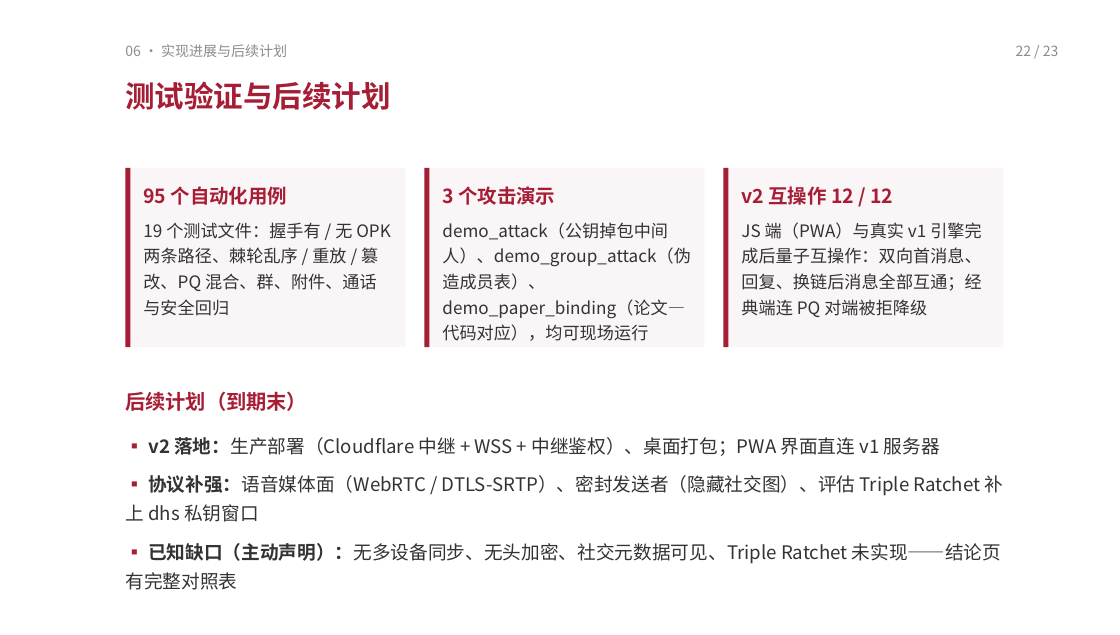
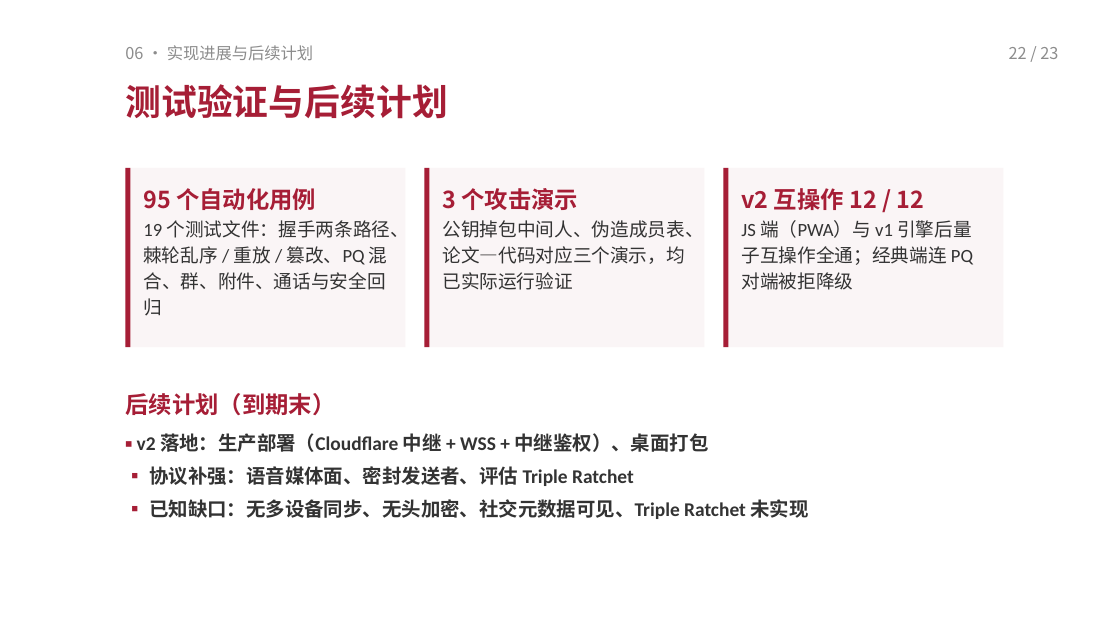
Before and after one commit to TomHaoZi/ECNUchat, a slide deck: slide 22 of 中期汇报/ECNUchat-中期汇报.pptx. Drawn at 1120x635 pixels with LibreOffice and Linux fonts; fonts in the diff are those of the drawing. Boxes give left, top, right and bottom in pixels: in the first picture for what was removed or moved away, otherwise in the second. Text is boxed around its words. In the diff, an @@ line names an element or a change of style, - is before the commit and + after.

Commit message:
PPT 简约大字版：全文精简（每页只留要点）、字号整体放大、标题单行化，图解保留原生形状；速记卡与 README 同步为 23 页，预览 PDF 重新生成

```diff
--- a/中期汇报/ECNUchat-中期汇报.pptx
+++ b/中期汇报/ECNUchat-中期汇报.pptx
@@ text "06 · 实现进展与后续计划" at [125, 45, 313, 60]: size 9 to 10.5 pt @@
@@ text "22 / 23" at [1009, 47, 1058, 59]: size 9 to 10.5 pt @@
@@ text "测试验证与后续计划" at [125, 84, 447, 119]: size 19 to 23 pt @@
@@ size 12.5 to 15 pt in 3 elements at [143, 188, 316, 210], [442, 188, 578, 210], [741, 188, 924, 210] @@
@@ text at [143, 220, 410, 316]: text changed; size 11 to 12 pt; font Noto Sans CJK SC to Calibri @@
-19 个测试文件：握手有 / 无 OPK 两条路径、棘轮乱序 / 重放 / 篡改、PQ 混合、群、附件、通话与安全回归
+19 个测试文件：握手两条路径、棘轮乱序 / 重放 / 篡改、PQ 混合、群、附件、通话与安全回归
@@ text at [442, 220, 703, 290]: text changed; size 11 to 12 pt; font Noto Sans CJK SC to Calibri @@
-demo_attack（公钥掉包中间人）、demo_group_attack（伪造成员表）、demo_paper_binding（论文—代码对应），均可现场运行
+公钥掉包中间人、伪造成员表、论文—代码对应三个演示，均已实际运行验证
@@ text at [741, 220, 973, 290]: text changed; size 11 to 12 pt; font Noto Sans CJK SC to Calibri @@
-JS 端（PWA）与真实 v1 引擎完成后量子互操作：双向首消息、回复、换链后消息全部互通；经典端连 PQ 对端被拒降级
+JS 端（PWA）与 v1 引擎后量子互操作全通；经典端连 PQ 对端被拒降级
@@ text "后续计划（到期末）" at [125, 393, 335, 415]: size 13 to 15 pt @@
@@ text at [137, 433, 808, 519]: text changed; size 12 to 12.5 pt; font Noto Sans CJK SC to Calibri; bold on @@
-▪ v2 落地：生产部署（Cloudflare 中继 + WSS + 中继鉴权）、桌面打包；PWA 界面直连 v1 服务器
-▪ 协议补强：语音媒体面（WebRTC / DTLS-SRTP）、密封发送者（隐藏社交图）、评估 Triple Ratchet 补上 dhs 私钥窗口
-▪ 已知缺口（主动声明）：无多设备同步、无头加密、社交元数据可见、Triple Ratchet 未实现——结论页有完整对照表
+▪ v2 落地：生产部署（Cloudflare 中继 + WSS + 中继鉴权）、桌面打包
+▪ 协议补强：语音媒体面、密封发送者、评估 Triple Ratchet
+▪ 已知缺口：无多设备同步、无头加密、社交元数据可见、Triple Ratchet 未实现
```
Also in this commit, not shown: 20 other slides changed, 4 other files.
